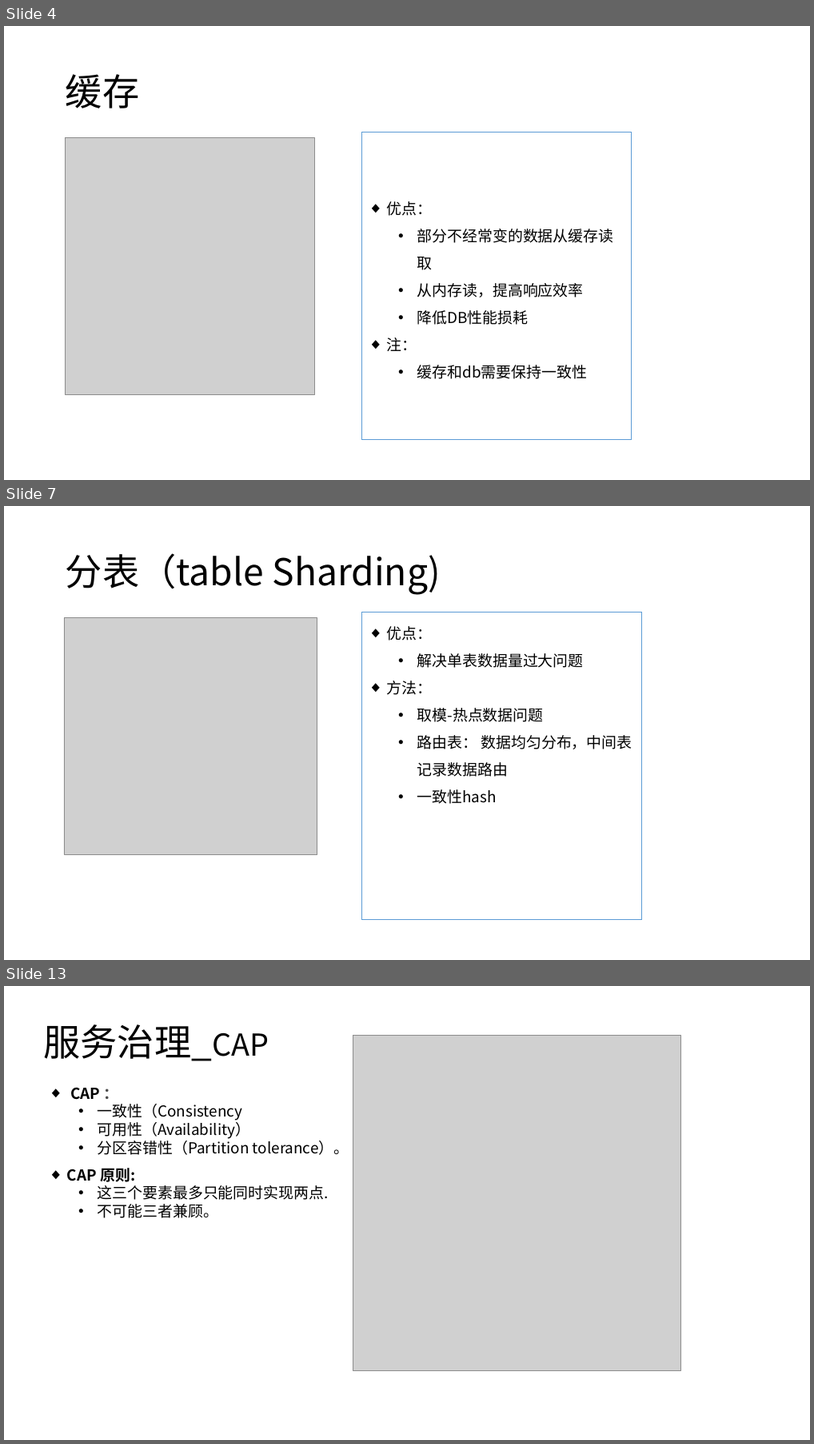
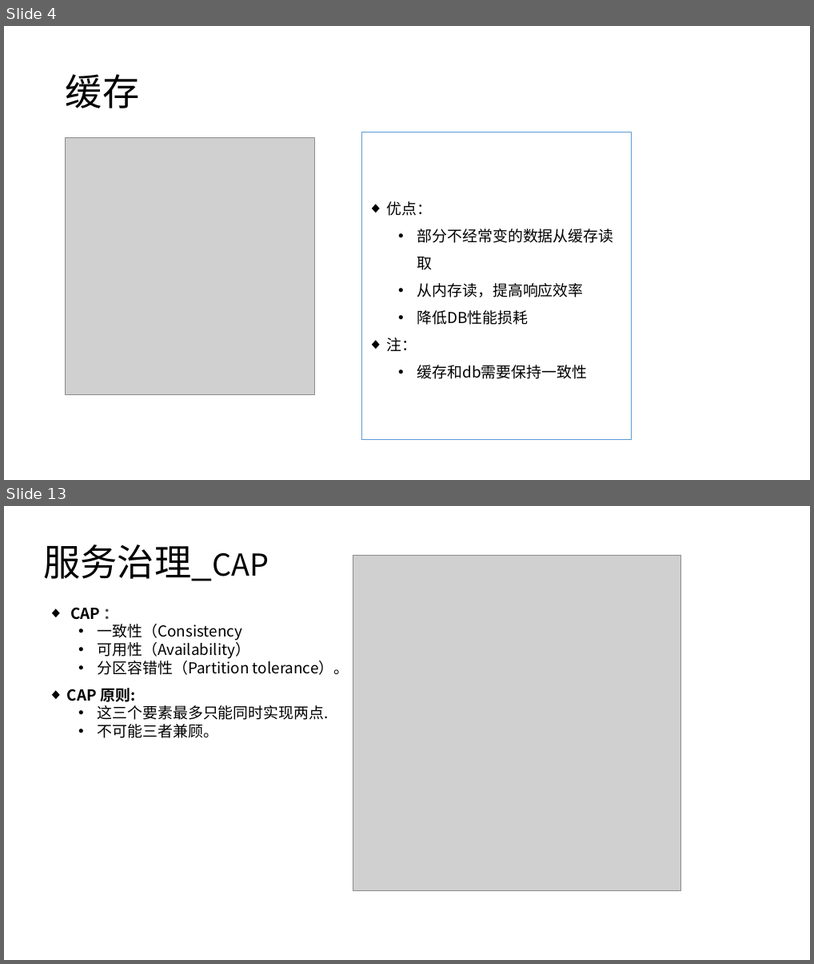
Before and after one commit to haydenwang/docs-all, a slide deck: 互联网技术架构变迁.pptx. Shown one above the other, each under a label of ours: slides 4, 7 and 13 before the commit, slides 4 and 13 after it; the slides between them are not shown. The pictures are 814x1444 and 814x964 pixels, drawn with LibreOffice and Linux fonts; fonts in the diff are those of the drawing; grey boxes stand for pictures. Boxes give left, top, right and bottom in pixels: in the first picture for what was removed or moved away, otherwise in the second. Text is boxed around its words. In the diff, an @@ line names an element or a change of style, - is before the commit and + after.

```diff
--- a/互联网技术架构变迁.pptx
+++ b/互联网技术架构变迁.pptx
@@ slide 7 removed at <box>4,506,810,960</box>, background #FFFFFF @@
@@ title removed at <box>66,553,441,595</box> @@
-分表（table Sharding)
@@ picture removed at <box>64,618,318,855</box> @@
@@ rectangle removed at <box>362,612,642,919</box> @@
-◆ 优点：
-  • 解决单表数据量过大问题
-◆ 方法：
-  • 取模-热点数据问题
-  • 路由表： 数据均匀分布，中间表记录数据路由
-  • 一致性hash
```
Also in this commit, not shown: 10 slides changed, 5 slides added, 2 other slides removed, 2 other files.
